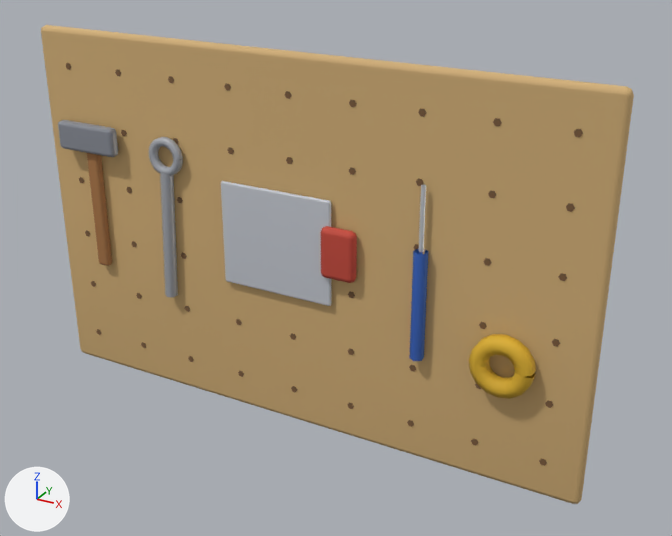
Before and after pictures for a commit that changed the glTF model game/assets/models/furn_pegboard.glb.
Camera for both pictures: a 50 mm lens placed at (1.43, -2.35, 1.13), pointed at (0.14, 0.0, -0.04). Arrows for +X, +Y and +Z are at lower left; the lights stay in place. The first picture is the older version. Vertices at exactly the same position are counted once.

Names of what the first picture shows: 'furn_pegboard_gloss', 'furn_pegboard_main'.
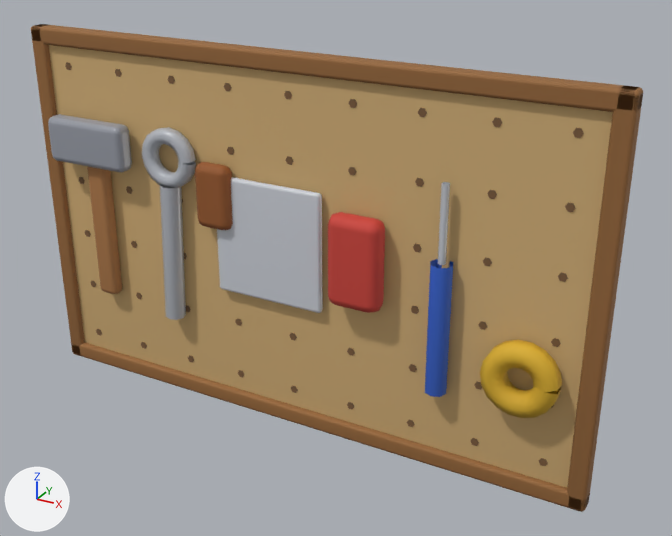
Boxes [x1, y1, x2, y2] around the edits, measured in the pictures (672 x 536 px; the box of a moved part takes in the faces that stretch with it):
'furn_pegboard_main', reshaped
    before: [41, 25, 634, 504]
    after: [31, 24, 643, 512]
'furn_pegboard_gloss', reshaped (9% wider, 11% taller)
    before: [58, 120, 426, 306]
    after: [48, 114, 450, 320]
part 1 of me_furn_pegboard_gloss, moved or reshaped
    before: [160, 172, 178, 297]
    after: [438, 182, 450, 265]
part 2 of me_furn_pegboard_gloss, rebuilt (39% wider, 58% taller)
    before: [58, 120, 118, 157]
    after: [48, 114, 132, 173]
part 3 of me_furn_pegboard_gloss, rebuilt (9% taller)
    before: [221, 181, 332, 306]
    after: [217, 177, 323, 313]
part 4 of me_furn_pegboard_gloss, added
    after: [142, 127, 196, 188]
part 5 of me_furn_pegboard_gloss, added
    after: [160, 185, 186, 320]
part 6 of me_furn_pegboard_gloss, deleted
    before: [149, 137, 183, 176]
part 7 of me_furn_pegboard_gloss, deleted
    before: [418, 184, 426, 252]
part 8 of me_furn_pegboard_main, moved or reshaped
    before: [321, 226, 357, 283]
    after: [195, 162, 233, 230]
part 9 of me_furn_pegboard_main, added (red)
    after: [328, 212, 385, 313]
part 10 of me_furn_pegboard_main, rebuilt (38% wider, 13% taller)
    before: [87, 153, 112, 266]
    after: [87, 166, 122, 294]
part 11 of me_furn_pegboard_main, added
    after: [31, 24, 643, 512]
part 12 of me_furn_pegboard_main, added (blue)
    after: [425, 259, 453, 397]
part 13 of me_furn_pegboard_main, deleted (blue)
    before: [409, 249, 429, 361]
part 14 of me_furn_pegboard_main, moved or reshaped
    before: [469, 334, 536, 399]
    after: [480, 340, 562, 418]

The edits, one by one:
me_furn_pegboard_gloss is used by ob_furn_pegboard_gloss; location (0.0, 0.0, 0.0).
me_furn_pegboard_gloss had 328 vertices, 620 faces and spanned x -0.9..0.458, y -0.09..-0.038, z -0.251..0.32.
me_furn_pegboard_gloss now has 240 vertices, 436 faces and spans x -0.92..0.53, y -0.12..-0.035, z -0.321..0.349.
me_furn_pegboard_gloss part 1: the loose piece of 12 vertices spanning x -0.499..-0.441, y -0.082..-0.038, z -0.251..0.201 is multiplied about its middle by the matrix ((-0.532, 0.0, 0.024), (0.0, -0.533, 0.0), (0.024, 0.0, 0.532)), then moved by (0.99, -0.01, 0.225).
me_furn_pegboard_gloss part 2: the loose piece of 56 vertices spanning x -0.9..-0.66, y -0.09..-0.05, z 0.22..0.32 is rebuilt with 56 vertices and now spans x -0.92..-0.6, y -0.12..-0.05, z 0.18..0.34.
me_furn_pegboard_gloss part 3: the loose piece of 56 vertices spanning x -0.25..0.15, y -0.06..-0.045, z -0.15..0.2 is rebuilt with 56 vertices and now spans x -0.27..0.12, y -0.07..-0.045, z -0.18..0.22.
me_furn_pegboard_gloss part 4: a new loose piece of 100 vertices spanning x -0.539..-0.341, y -0.098..-0.042, z 0.151..0.349, in mat_furn_pegboard_gloss.
me_furn_pegboard_gloss part 5: a new loose piece of 16 vertices spanning x -0.495..-0.405, y -0.105..-0.035, z -0.321..0.161, in mat_furn_pegboard_gloss.
me_furn_pegboard_gloss part 6: the loose piece of 196 vertices spanning x -0.524..-0.396, y -0.076..-0.044, z 0.186..0.314 is deleted.
me_furn_pegboard_gloss part 7: the loose piece of 8 vertices spanning x 0.442..0.458, y -0.068..-0.052, z 0.1..0.3 is deleted.
me_furn_pegboard_main is used by ob_furn_pegboard_main; location (0.0, 0.0, 0.0).
me_furn_pegboard_main had 1064 vertices, 1876 faces and spanned x -0.98..0.98, y -0.1..0.0, z -0.62..0.62.
me_furn_pegboard_main now has 1362 vertices, 2500 faces and spans x -1.0..1.0, y -0.12..0.0, z -0.62..0.62.
me_furn_pegboard_main part 8: the loose piece of 56 vertices spanning x 0.12..0.24, y -0.08..-0.04, z -0.05..0.12 is scaled about its middle by (0.999, 1.5, 1.26), then moved by (-0.45, -0.01, 0.11).
me_furn_pegboard_main part 9: the loose piece of 56 vertices spanning x 0.12..0.24, y -0.08..-0.04, z -0.05..0.12 is copied, and the copy is scaled about its middle by (1.45, 2.07, 1.76), then moved by (0.07, -0.02, 0.0); it spans x 0.16..0.34, y -0.12..-0.04, z -0.12..0.18.
me_furn_pegboard_main part 10: the loose piece of 56 vertices spanning x -0.8..-0.75, y -0.07..-0.04, z -0.2..0.3 is rebuilt with 68 vertices and now spans x -0.79..-0.71, y -0.09..-0.04, z -0.3..0.24.
me_furn_pegboard_main part 11: a new loose piece of 216 vertices spanning x -1.0..1.0, y -0.06..0.0, z -0.62..0.62, in mat_furn_pegboard.
me_furn_pegboard_main part 12: a new loose piece of 16 vertices spanning x 0.48..0.56, y -0.11..-0.04, z -0.34..0.08, in mat_furn_pegboard.
me_furn_pegboard_main part 13: the loose piece of 12 vertices spanning x 0.43..0.47, y -0.08..-0.04, z -0.25..0.1 is deleted.
me_furn_pegboard_main part 14: 101 vertices removed from x 0.62..0.82, y -0.1..-0.04, z -0.3..-0.1; 111 vertices added at x 0.67..0.89, y -0.12..-0.04, z -0.33..-0.11.
